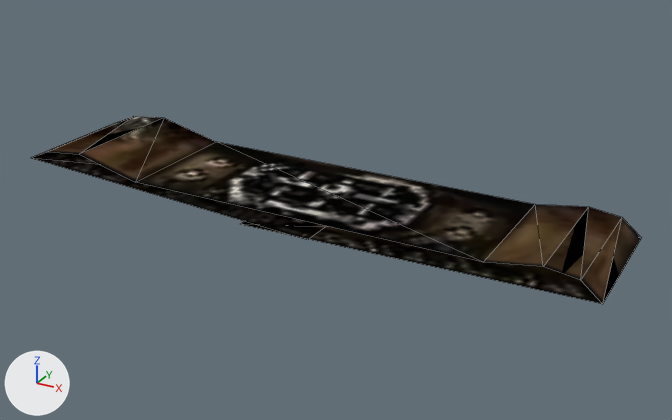
The glTF model assets/models/ITMI_BELT_05.glb, before and after one commit.
The view is the same before and after, from a 50 mm lens placed at (0.262, -0.445, 0.213), pointed at (0.016, 0.003, -0.011). Lighting does not change. The marker at lower left points along +X, +Y and +Z. Mesh edges are drawn as thin lines. Vertices at the same position are counted once.
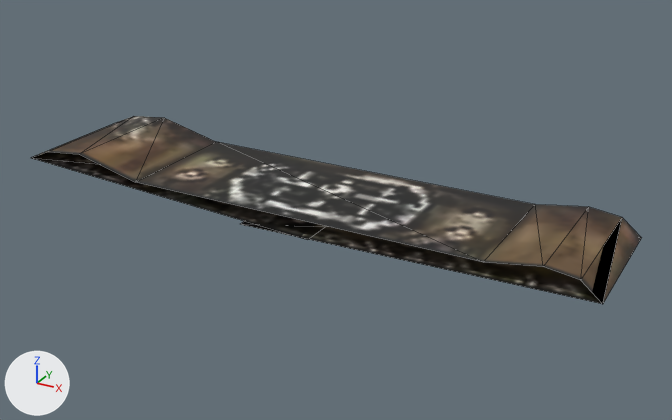
Where the change shows, as pixel boxes (x1, y1, x2, y2) in the pictures (672 x 420 px):
'Mesh', surface changed, shading changed: (46, 116, 641, 304) in both
part 1 of me_mesh, shading changed: (137, 142, 622, 304) in both
part 2 of me_mesh, shading changed: (48, 116, 163, 154) in both

The change, as a diff of the scene's bpy script:
```diff
--- a/assets/models/ITMI_BELT_05.glb.py
+++ b/assets/models/ITMI_BELT_05.glb.py
@@ img_hum_orgs_armor_v0_1 @@
+img_hum_orgs_armor_v0_1 = load_image('Hum_OrgS_Armor_V0', '_unpacked/Hum_OrgS_Armor_V0', 512, 512, 'sRGB')
@@ mat_hum_orgs_armor_v0 @@
 mat_hum_orgs_armor_v0 = principled_material('HUM_ORGS_ARMOR_V0')
-mat_hum_orgs_armor_v0.texture = img_hum_orgs_armor_v0
-mat_hum_orgs_armor_v0.metallic = 1.0
-mat_hum_orgs_armor_v0.roughness = 1.0
+mat_hum_orgs_armor_v0.texture = img_hum_orgs_armor_v0_1
@@ me_mesh @@
 me_mesh.from_pydata(...)  # 20 vertices, 18 faces; spans x -0.186..0.186, y -0.042..0.042, z -0.011..0.011
 # used by ob_mesh; location = (0.0, 0.0, 0.0)
+# me_mesh part 1: all 8 faces centred in x -0.024..0.168, y -0.014..0.014, z -0.01..0.005 are now shaded flat
+# me_mesh part 2: all 2 faces centred in x -0.161..-0.152, y -0.014..0.014, z 0.009..0.01 are now shaded flat
 me_mesh.materials.append(mat_hum_orgs_armor_v0)
```
